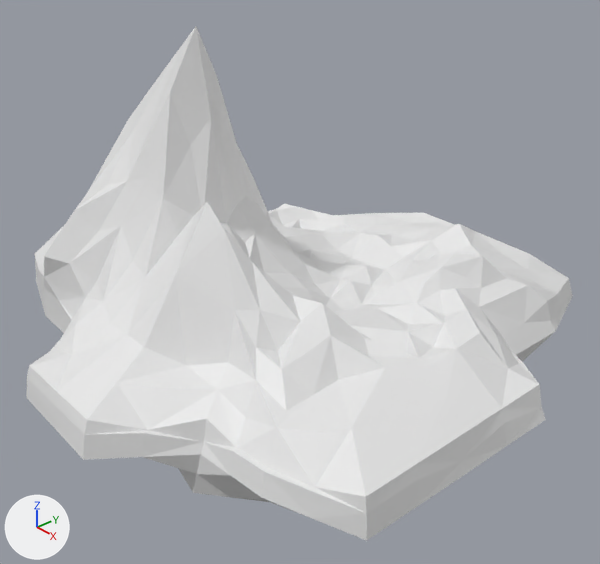
The Blender file VWorld/Assets/_Models/Floating Islands/f_islands.blend, before and after one commit.
Camera for both pictures: a 50 mm lens placed at (13.28, -11.39, 9.83), pointed at (-0.02, 0.26, 0.55). The axes (+X, +Y, +Z) are drawn at lower left. The lights are the same throughout.
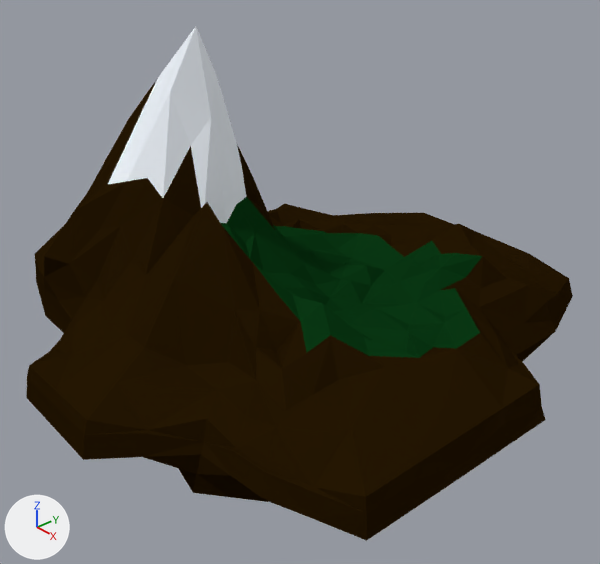
Where the change shows, as pixel boxes [x1, y1, x2, y2] in the pictures (600 x 564 px):
```json
{"part": 1, "of": "me_pcubeshape1", "change": "recoloured", "before": [26, 78, 573, 541], "after": [26, 78, 573, 541], "on screen": "white to black"}
{"part": 2, "of": "me_pcubeshape1", "change": "recoloured", "before": [221, 197, 483, 358], "after": [221, 197, 483, 358], "on screen": "white to green"}
{"part": 3, "of": "me_pcubeshape1", "change": "recoloured", "before": [108, 26, 247, 223], "after": [108, 26, 247, 223]}
```

Scene script edits in JSON lines:
```json
{"op": "add", "block": "mat_island_grass", "code": ["mat_island_grass = diffuse_material('island_grass')", "mat_island_grass.base_color = (0.00305, 0.0397, 0.00702)  # dark green #0a3814"]}
{"op": "add", "block": "mat_island_snow", "code": ["mat_island_snow = diffuse_material('island_snow')", "mat_island_snow.base_color = (0.894, 0.94, 1.0)  # white #f3f8ff"]}
{"op": "add", "block": "mat_island_bottom", "code": ["mat_island_bottom = diffuse_material('island_bottom')", "mat_island_bottom.base_color = (0.0134, 0.00562, 0.00793)  # black #1f1116"]}
{"op": "add", "block": "mat_island_mid", "code": ["mat_island_mid = diffuse_material('island_mid')", "mat_island_mid.base_color = (0.0188, 0.0088, 0.000936)  # black #251703"]}
{"block": "me_pcubeshape1", "where": "me_pcubeshape1.from_pydata(...)  # 714 vertices, 712 faces; spans x -0.81..0.82, y -0.82..0.82, z -0.81..0.85"}
{"block": "me_pcubeshape1", "where": "# used by ob_pcube1_001; location = (0.0, 0.0, 0.0); scale = (7.73, 7.73, 7.73)"}
{"block": "me_pcubeshape1", "change": "me_pcubeshape1 part 1: 402 of the faces centred in x -0.8..0.81, y -0.81..0.81, z -0.41..0.55 switch from no material to mat_island_mid (black #251703)"}
{"block": "me_pcubeshape1", "change": "me_pcubeshape1 part 2: 83 of the faces centred in x -0.24..0.57, y -0.28..0.46, z 0.04..0.33 switch from no material to mat_island_grass (dark green #0a3814)"}
{"block": "me_pcubeshape1", "change": "me_pcubeshape1 part 3: all 15 faces centred in x -0.31..-0.1, y -0.34..-0.09, z 0.41..0.74 switch from no material to mat_island_snow (white #f3f8ff)"}
{"op": "add", "block": "me_pcubeshape1", "code": "me_pcubeshape1.materials.append(mat_island_bottom)  # black #1f1116"}
```
